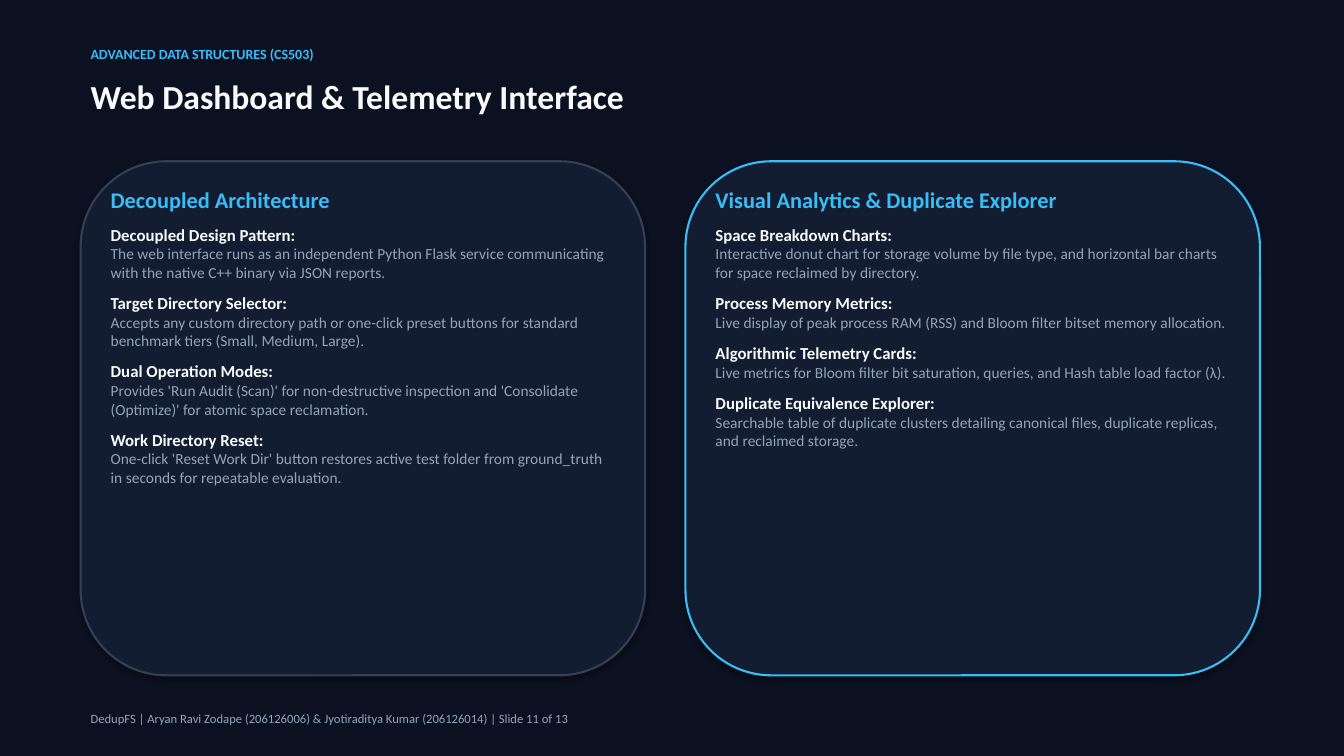
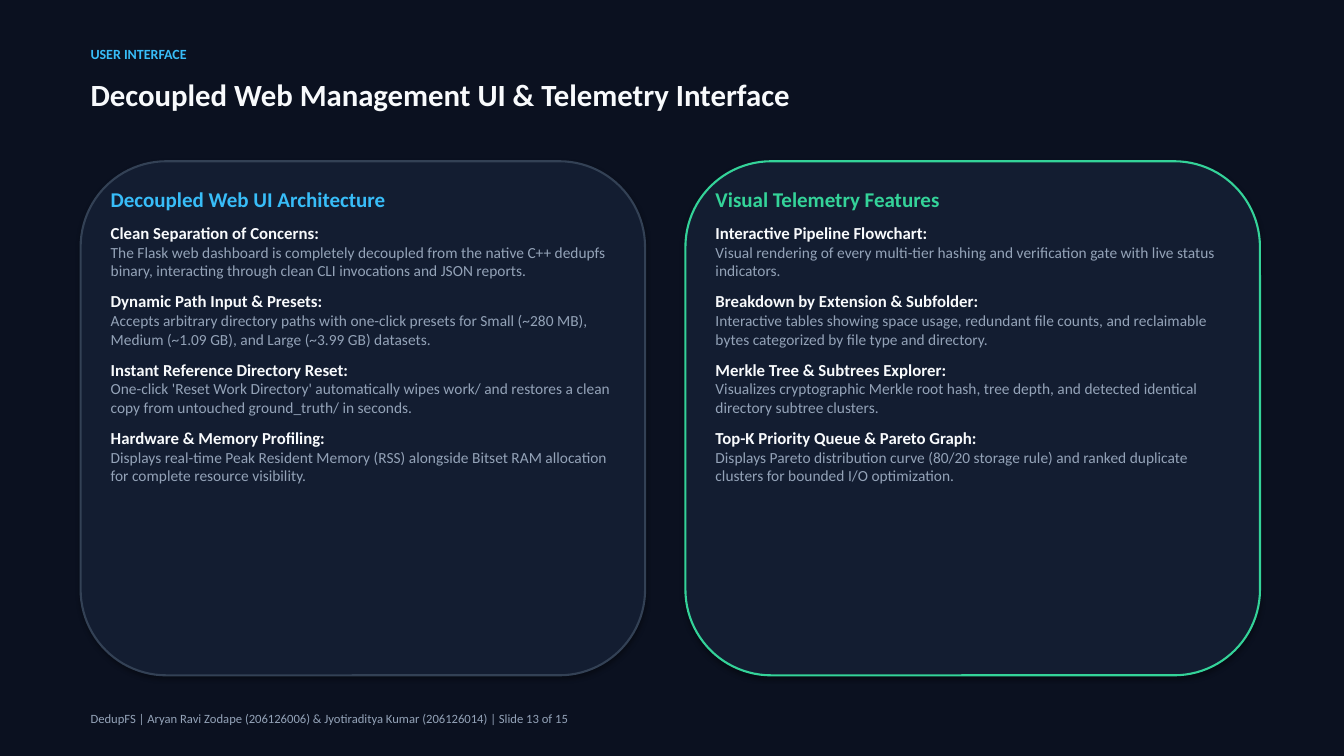
Before and after one commit to Jyotiraditya-kumar/DedupeFS, a slide deck: slide 13 of presentation/DedupFS_MTech_Presentation.pptx (slide 11 before the commit). Drawn at 1344x756 pixels with LibreOffice and Linux fonts; fonts in the diff are those of the drawing. Boxes give left, top, right and bottom in pixels: in the first picture for what was removed or moved away, otherwise in the second. Text is boxed around its words. In the diff, an @@ line names an element or a change of style, - is before the commit and + after.

Commit message:
feat(core,ds,benchmarks,ui,presentation): implement full M.Tech phases with all 4 ADS, benchmarks, and flowchart
- Implemented Hierarchical Merkle Hash Tree (ADS 3) for subtree duplicate detection and O(log N) change sync
- Implemented Binary Max-Heap Priority Queue (ADS 4) with Floyd's O(N) heapify and Pareto storage reclamation
- Added dedicated unit test suites tests/test_priority_queue.cpp and tests/test_merkle_tree.cpp (6 suites, 100% pass rate)
- Created comprehensive benchmarking engine (benchmarks/run_benchmarks.py) comparing Naive O(N^2), Full SHA-256, and DedupFS
- Upgraded standalone presentation (presentation/DedupFS_MTech_Presentation.pptx) and web slides (presentation/index.html) to 15 master slides with architecture flowchart and benchmark comparison
- Enhanced Web Management UI (ui/templates/index.html & ui/app.py) with interactive Pipeline Flowchart, Merkle Tree Explorer, Priority Queue & Pareto analyzer, and Algorithmic Benchmarks tab

```diff
--- a/presentation/DedupFS_MTech_Presentation.pptx
+++ b/presentation/DedupFS_MTech_Presentation.pptx
@@ text at bbox=[91, 50, 187, 59]: text changed @@
-ADVANCED DATA STRUCTURES (CS503)
+USER INTERFACE
@@ text at bbox=[91, 84, 790, 112]: text changed; size 24 to 22 pt @@
-Web Dashboard & Telemetry Interface
+Decoupled Web Management UI & Telemetry Interface
@@ rounded rectangle at bbox=[686, 161, 1260, 676]: outline #38BDF8 1.5 pt to #34D399 1.5 pt @@
@@ text at bbox=[111, 192, 610, 484]: text changed @@
-Decoupled Architecture
-Decoupled Design Pattern:
-The web interface runs as an independent Python Flask service communicating with the native C++ binary via JSON reports.
-Target Directory Selector:
-Accepts any custom directory path or one-click preset buttons for standard benchmark tiers (Small, Medium, Large).
-Dual Operation Modes:
-Provides 'Run Audit (Scan)' for non-destructive inspection and 'Consolidate (Optimize)' for atomic space reclamation.
-Work Directory Reset:
-One-click 'Reset Work Dir' button restores active test folder from ground_truth in seconds for repeatable evaluation.
+Decoupled Web UI Architecture
+Clean Separation of Concerns:
+The Flask web dashboard is completely decoupled from the native C++ dedupfs binary, interacting through clean CLI invocations and JSON reports.
+Dynamic Path Input & Presets:
+Accepts arbitrary directory paths with one-click presets for Small (~280 MB), Medium (~1.09 GB), and Large (~3.99 GB) datasets.
+Instant Reference Directory Reset:
+One-click 'Reset Work Directory' automatically wipes work/ and restores a clean copy from untouched ground_truth/ in seconds.
+Hardware & Memory Profiling:
+Displays real-time Peak Resident Memory (RSS) alongside Bitset RAM allocation for complete resource visibility.
@@ text at bbox=[715, 192, 1214, 484]: text changed @@
-Visual Analytics & Duplicate Explorer
-Space Breakdown Charts:
-Interactive donut chart for storage volume by file type, and horizontal bar charts for space reclaimed by directory.
-Process Memory Metrics:
-Live display of peak process RAM (RSS) and Bloom filter bitset memory allocation.
-Algorithmic Telemetry Cards:
-Live metrics for Bloom filter bit saturation, queries, and Hash table load factor (λ).
-Duplicate Equivalence Explorer:
-Searchable table of duplicate clusters detailing canonical files, duplicate replicas, and reclaimed storage.
+Visual Telemetry Features
+Interactive Pipeline Flowchart:
+Visual rendering of every multi-tier hashing and verification gate with live status indicators.
+Breakdown by Extension & Subfolder:
+Interactive tables showing space usage, redundant file counts, and reclaimable bytes categorized by file type and directory.
+Merkle Tree & Subtrees Explorer:
+Visualizes cryptographic Merkle root hash, tree depth, and detected identical directory subtree clusters.
+Top-K Priority Queue & Pareto Graph:
+Displays Pareto distribution curve (80/20 storage rule) and ranked duplicate clusters for bounded I/O optimization.
@@ text at bbox=[91, 714, 568, 725]: text changed @@
-DedupFS | Aryan Ravi Zodape (206126006) & Jyotiraditya Kumar (206126014) | Slide 11 of 13
+DedupFS | Aryan Ravi Zodape (206126006) & Jyotiraditya Kumar (206126014) | Slide 13 of 15
```
Also in this commit, not shown: 7 other slides changed, 7 slides added, 5 slides removed, 25 other files.
